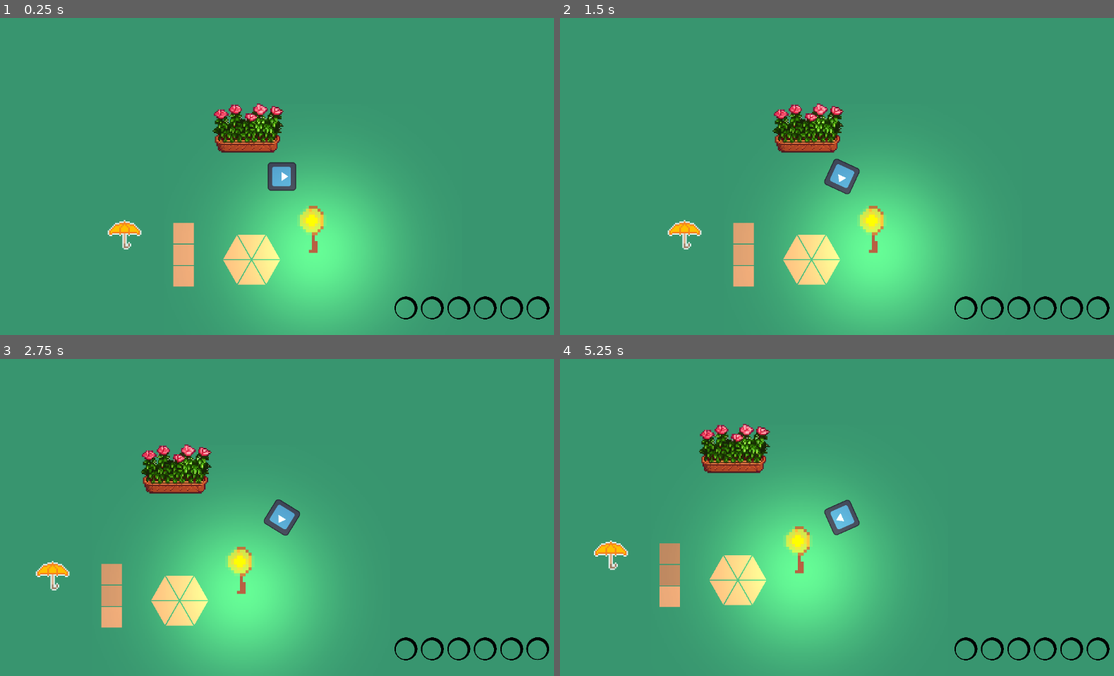
Above: before the commit, frames 1-4 (two rows, left to right).
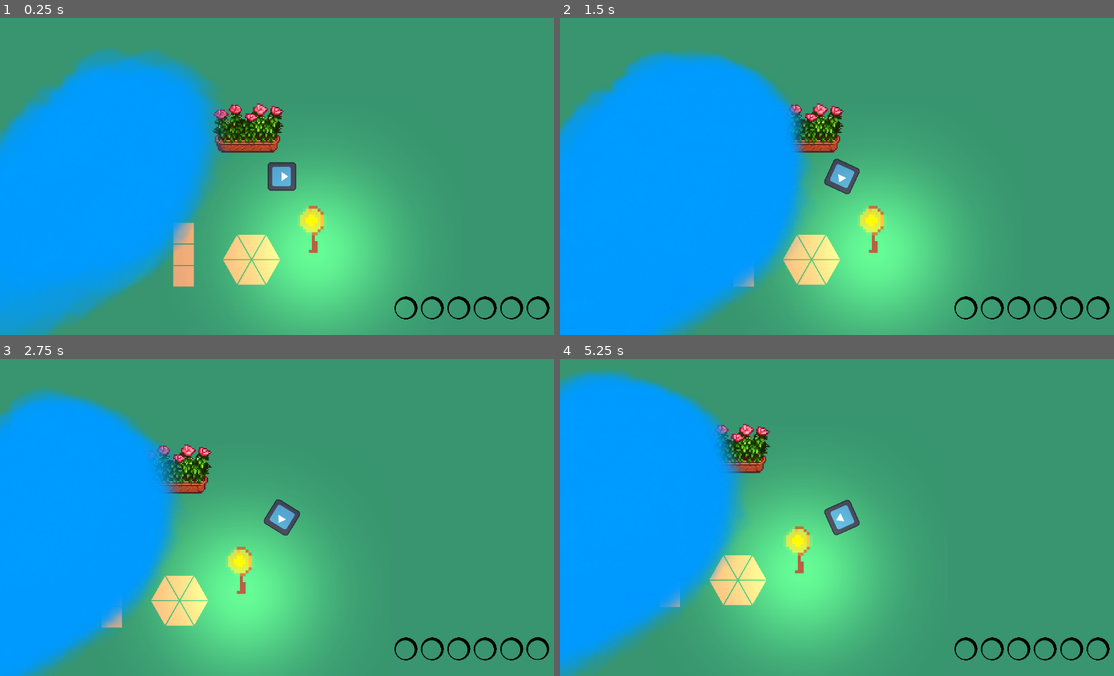
Above: after the commit, the same moments.

Repository: TheodoreVrel/DreamGarden
Game: Godot game, scene res://Scenes/GameManager/GameManager.tscn
Two runs of this game, one before a commit and one after it. Both use one fixed random seed, a clock stepped at 60 frames per second and the inputs below. The engine's default icon, where the game draws it, is replaced by a stand-in: a white triangle on a blue panel in a dark square.
Inputs (mouse positions are in pixels of both pictures, inside the frame that each line leads up to):
- Up to frame 1 (0.25 s): no input
- Up to frame 2 (1.5 s): drag from (825, 252) to (687, 233) at 0.52 s; drag from (809, 243) to (814, 239) at 1.27 s
- Up to frame 3 (2.75 s): move the mouse to (238, 593) at 2.02 s; hold D (move_right) from 2.03 s (still down); tap Mouse wheel up (scroll_up) at 2.1 s; click (238, 593) at 2.17 s
- Up to frame 4 (5.25 s): release D (move_right) at 2.75 s; drag from (720, 609) to (609, 574) at 2.77 s; drag from (753, 609) to (609, 574) at 3.52 s; drag from (737, 618) to (609, 574) at 4.27 s; move the mouse to (670, 596) at 5.02 s; hold S (move_down) from 5.03 s (still down); tap Mouse wheel down (scroll_down) at 5.1 s; click (670, 596) at 5.17 s

The runs differ from the first frame. In frame 1, 27% of the frame differs, in the area x 0-41%, y 9-100%; in frame 2, 33%, in the area x 0-46%, y 10-100%; in frame 3, 23%; in frame 4, 24%.

Commit message:
Rain particles

Diff:
--- a/Scenes/GameManager/GameManager.tscn
+++ b/Scenes/GameManager/GameManager.tscn
@@ -50,4 +50,4 @@
 metadata/_edit_lock_ = true
 
 [node name="Umbrella" parent="." instance=ExtResource("11_mooqb")]
-position = Vector2(-44, 250)
+position = Vector2(-83, 246)
--- a/Scenes/InteractiveObject/Trinkets/Umbrella/umbrella.tscn
+++ b/Scenes/InteractiveObject/Trinkets/Umbrella/umbrella.tscn
@@ -1,8 +1,9 @@
-[gd_scene load_steps=7 format=3 uid="uid://c72vnx6tn60pe"]
+[gd_scene load_steps=9 format=3 uid="uid://c72vnx6tn60pe"]
 
 [ext_resource type="Texture2D" uid="uid://1romg87usgv7" path="res://Assets/Umbrella2.png" id="1_ax3v8"]
 [ext_resource type="Script" path="res://Scenes/InteractiveObject/Trinkets/Umbrella/umbrella.gd" id="1_xe07n"]
 [ext_resource type="Texture2D" uid="uid://b7dm6w73yb8xi" path="res://Assets/rain_zone.png" id="2_yqjkk"]
+[ext_resource type="Texture2D" uid="uid://cm5liyxxre8lt" path="res://Assets/raindrops.png" id="4_u6ngu"]
 
 [sub_resource type="CanvasItemMaterial" id="CanvasItemMaterial_bfid2"]
 
@@ -11,6 +12,20 @@
 
 [sub_resource type="CircleShape2D" id="CircleShape2D_7qdyx"]
 radius = 40.3113
+
+[sub_resource type="ParticleProcessMaterial" id="ParticleProcessMaterial_io6m5"]
+particle_flag_disable_z = true
+emission_shape_offset = Vector3(-75, -75, 0)
+emission_shape_scale = Vector3(20, 20, 1)
+emission_shape = 2
+emission_sphere_radius = 5.0
+angle_min = -598.5
+angle_max = -598.5
+inherit_velocity_ratio = 0.3
+direction = Vector3(0.45, 0.5, 0)
+spread = 5.0
+initial_velocity_min = 93.08
+initial_velocity_max = 93.08
 
 [node name="Umbrella" type="Node2D"]
 script = ExtResource("1_xe07n")
@@ -42,6 +57,13 @@
 [node name="CollisionShape2D" type="CollisionShape2D" parent="InteractionArea2D"]
 shape = SubResource("CircleShape2D_7qdyx")
 
+[node name="GPUParticles2D" type="GPUParticles2D" parent="."]
+position = Vector2(0, 0.279)
+amount = 120
+process_material = SubResource("ParticleProcessMaterial_io6m5")
+texture = ExtResource("4_u6ngu")
+lifetime = 1.2
+
 [connection signal="area_entered" from="EffectArea2D" to="." method="_on_effect_area_2d_area_entered"]
 [connection signal="area_exited" from="EffectArea2D" to="." method="_on_effect_area_2d_area_exited"]
 [connection signal="input_event" from="InteractionArea2D" to="." method="_on_interaction_area_2d_input_event"]
Not shown, added: Assets/57bac214-8441-4642-bc27-0a9ca5f6d40b.png.import
Binary file added: Assets/raindrops.png
Not shown, added: Assets/raindrops.png.import
Not shown: 1 places in Scenes/InteractiveObject/Trinkets/Umbrella/umbrella.tscn that only renumber resources
